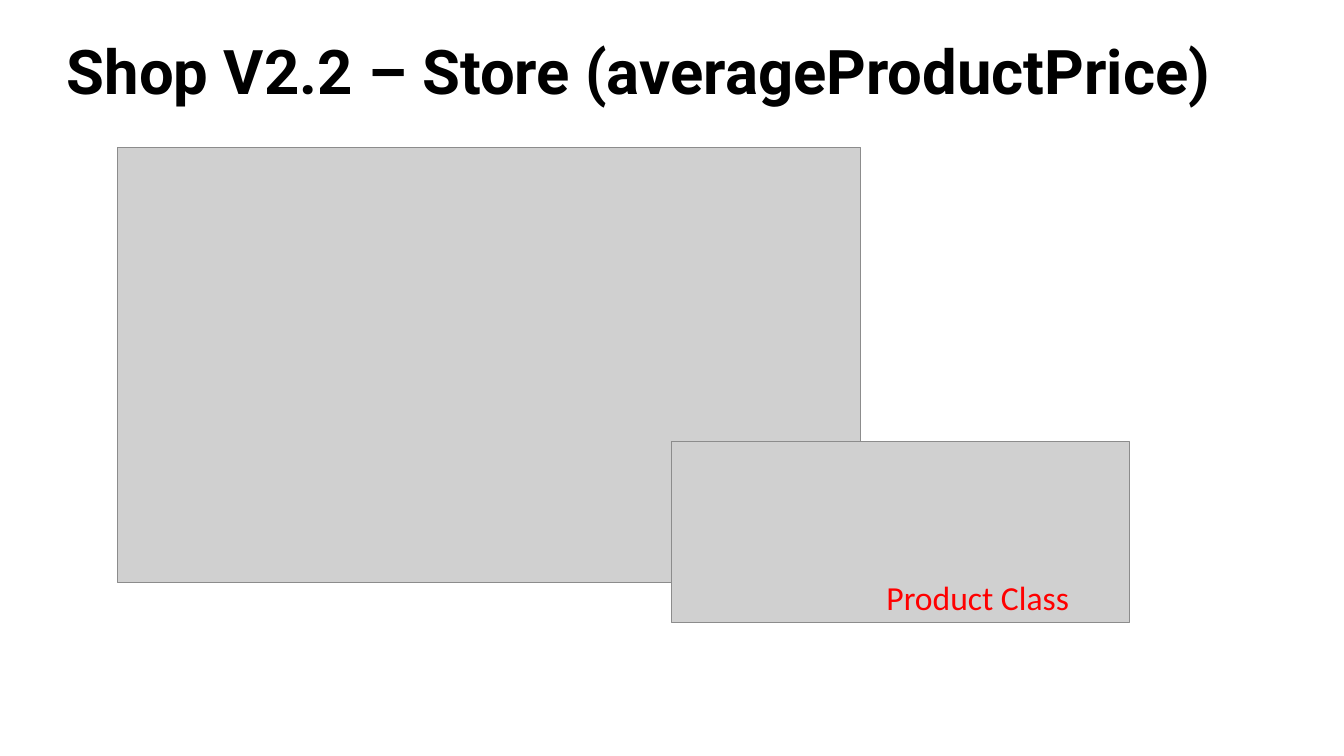
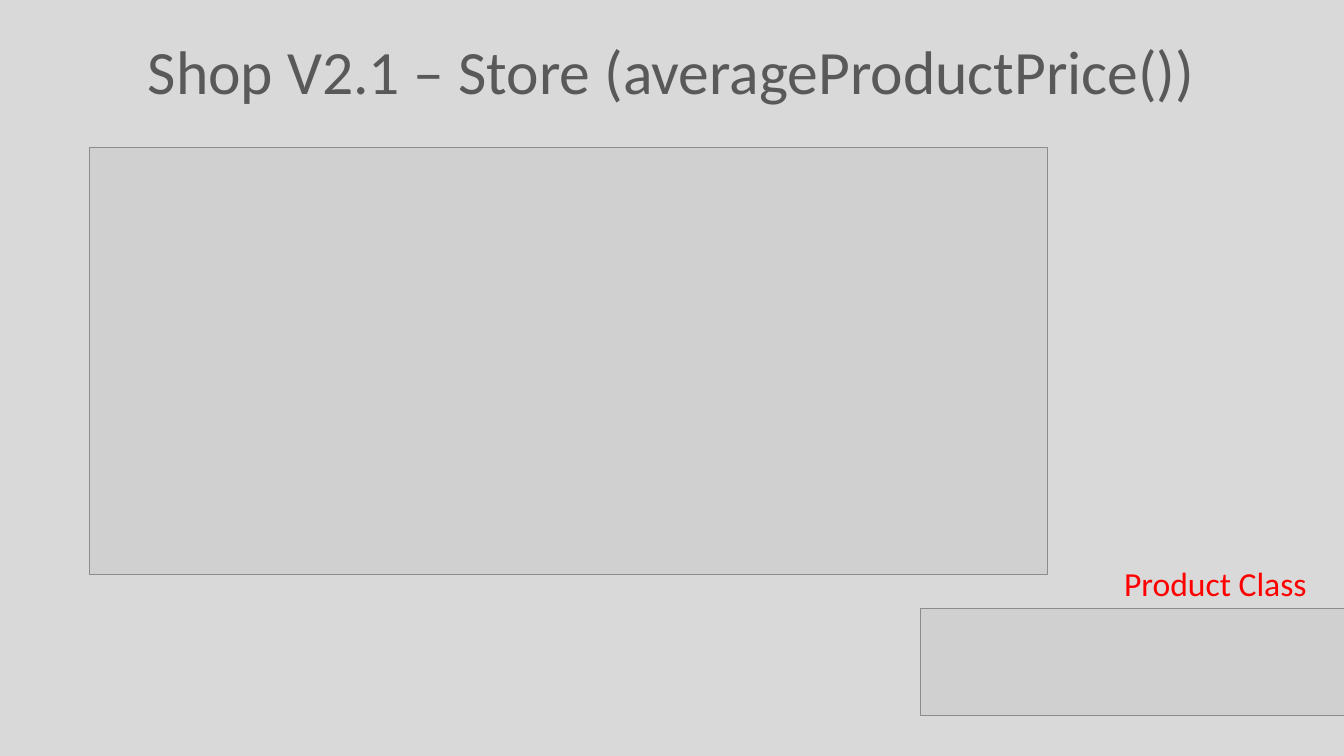
Before and after one commit to Programming-Fundamentals-SETU/prog-fund-1-sept-25, a slide deck: slide 10 of topic08-arrays-of-objects/unit-1/talk-4-array-store/a-array-store.pptx. Drawn at 1344x756 pixels with LibreOffice and Linux fonts; fonts in the diff are those of the drawing; grey boxes stand for pictures. Boxes give left, top, right and bottom in pixels: in the first picture for what was removed or moved away, otherwise in the second. Text is boxed around its words. In the diff, an @@ line names an element or a change of style, - is before the commit and + after.

```diff
--- a/topic08-arrays-of-objects/unit-1/talk-4-array-store/a-array-store.pptx
+++ b/topic08-arrays-of-objects/unit-1/talk-4-array-store/a-array-store.pptx
@@ background #FFFFFF to #D9D9D9 @@
@@ text at bbox=[148, 49, 1194, 105]: text changed; font Roboto to Calibri; text colour #000000 to #595959; bold off @@
-Shop V2.2 – Store (averageProductPrice)())
+Shop V2.1 – Store (averageProductPrice())
@@ picture: place and size @@
-picture at bbox=[117, 147, 861, 583]
+picture at bbox=[90, 147, 1049, 575]
@@ picture removed at bbox=[671, 442, 1129, 622] @@
@@ text "Product Class": place and size @@
-text "Product Class" at bbox=[886, 586, 1069, 611]
+text "Product Class" at bbox=[1124, 572, 1307, 597]
@@ picture added at bbox=[921, 609, 1344, 716] @@
```
Also in this commit, not shown: 9 other slides changed, 3 slides added, 25 other files.
